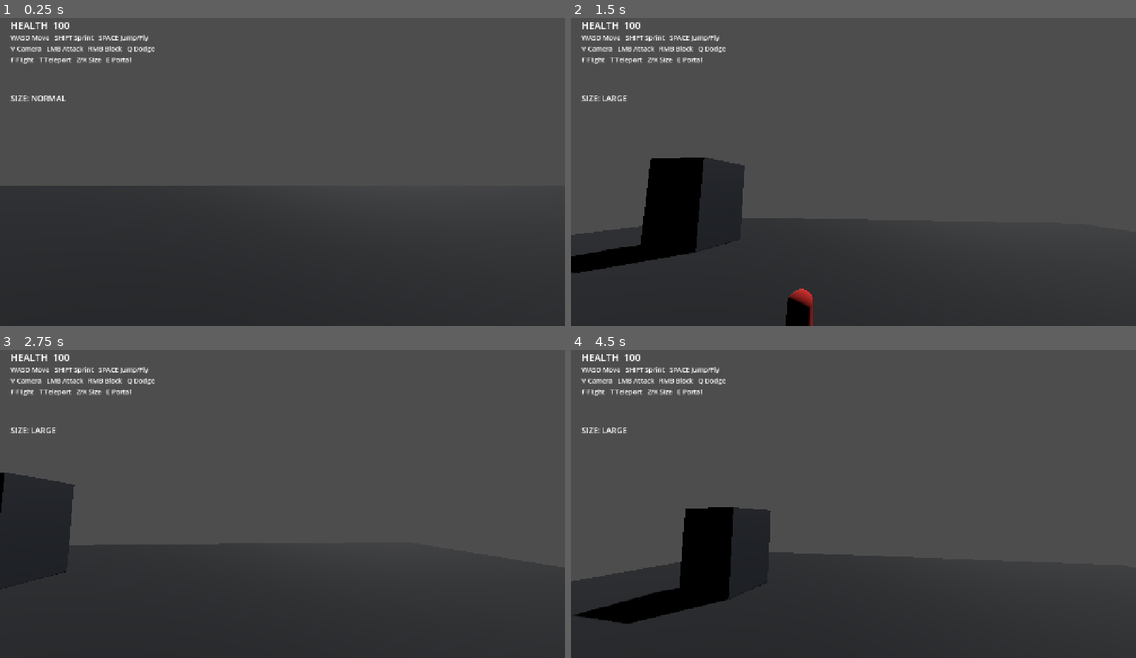
Above: before the commit, frames 1-4 (two rows, left to right).
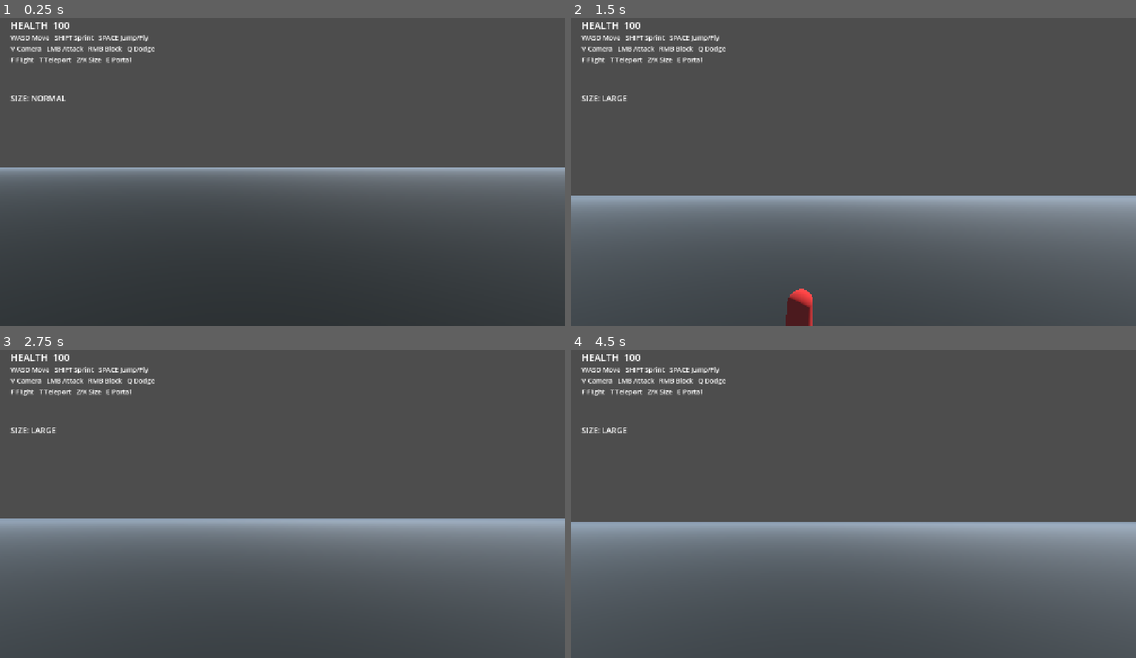
Above: after the commit, the same moments.

Repository: johnhenrystoney25/aeris
Game: Godot game, scene res://scenes/main/main.tscn
Two runs of this game, one before a commit and one after it. Both use one fixed random seed, a clock stepped at 60 frames per second and the inputs below.
Inputs (mouse positions are in pixels of both pictures, inside the frame that each line leads up to):
- Up to frame 1 (0.25 s): no input
- Up to frame 2 (1.5 s): tap Enter at 0.5 s; move the mouse to (881, 165) at 0.52 s; hold X (ability_size_up) from 0.53 s (still down); tap F (ability_flight) at 0.6 s; click (881, 165) at 0.67 s; tap Space (jump) at 0.77, 1.25 s; move the mouse to (825, 168) at 1.27 s; tap T (ability_teleport) at 1.35 s
- Up to frame 3 (2.75 s): keep holding X (ability_size_up); tap Space (jump) at 1.52 s; tap Enter at 2 s; move the mouse to (293, 494) at 2.02 s; click (293, 494) at 2.1 s
- Up to frame 4 (4.5 s): keep holding X (ability_size_up); tap Space (jump) at 2.75, 3.02, 3.77, 4.25 s; move the mouse to (847, 504) at 2.77 s; right-click (847, 504) at 2.85 s; click (847, 504) at 2.92 s; tap Enter at 3.5 s; move the mouse to (893, 504) at 3.52 s; tap Q (dodge) at 3.6 s; move the mouse to (808, 494) at 4.27 s; tap E (portal_use) at 4.35 s

The runs differ from the first frame. In frame 1, 14% of the frame differs, in the area x 0-100%, y 48-69%; in frame 2, 44%; in frame 3, 45%, in the area x 0-100%, y 39-100%; in frame 4, 45%.

Commit message:
Replace placeholder city with recorded Federal Way Tacoma world shell

Diff:
--- a/scenes/city/city.tscn
+++ b/scenes/city/city.tscn
@@ -1,26 +1,30 @@
-[gd_scene load_steps=14 format=3]
+[gd_scene load_steps=13 format=3]
 
 [ext_resource path="res://scripts/world/main_world.gd" type="Script" id="1"]
-[ext_resource path="res://scenes/player/player.tscn" type="PackedScene" id="2"]
-[ext_resource path="res://scripts/combat/enemy.gd" type="Script" id="3"]
-[ext_resource path="res://scripts/portal/portal.gd" type="Script" id="4"]
+[ext_resource path="res://scripts/world/osm_region_runtime.gd" type="Script" id="2"]
+[ext_resource path="res://scenes/player/player.tscn" type="PackedScene" id="3"]
+[ext_resource path="res://scripts/combat/enemy.gd" type="Script" id="4"]
+[ext_resource path="res://scripts/portal/portal.gd" type="Script" id="5"]
 
-[sub_resource type="BoxShape3D" id="FloorShape"]
-size = Vector3(80, 1, 80)
-[sub_resource type="BoxMesh" id="FloorMesh"]
-size = Vector3(80, 1, 80)
-[sub_resource type="StandardMaterial3D" id="RoadMat"]
-albedo_color = Color(0.07, 0.08, 0.1, 1)
-roughness = 0.95
+[sub_resource type="Environment" id="Environment_Main"]
+background_mode = 2
+background_energy_multiplier = 0.7
+ambient_light_source = 3
+ambient_light_color = Color(0.42, 0.48, 0.58, 1)
+ambient_light_energy = 0.85
+reflected_light_source = 2
+fog_enabled = true
+fog_light_color = Color(0.55, 0.62, 0.7, 1)
+fog_density = 0.0025
+fog_sky_affect = 0.65
 
-[sub_resource type="BoxShape3D" id="BuildingShape"]
-size = Vector3(8, 12, 8)
-[sub_resource type="BoxMesh" id="BuildingMesh"]
-size = Vector3(8, 12, 8)
-[sub_resource type="StandardMaterial3D" id="BuildingMat"]
-albedo_color = Color(0.18, 0.2, 0.24, 1)
-metallic = 0.15
-roughness = 0.65
+[sub_resource type="BoxShape3D" id="GroundShape"]
+size = Vector3(20000, 2, 20000)
+[sub_resource type="BoxMesh" id="GroundMesh"]
+size = Vector3(20000, 1, 20000)
+[sub_resource type="StandardMaterial3D" id="GroundMat"]
+albedo_color = Color(0.055, 0.07, 0.065, 1)
+roughness = 0.98
 
 [sub_resource type="CapsuleShape3D" id="EnemyShape"]
 radius = 0.5
@@ -41,7 +45,6 @@
 emission_enabled = true
 emission = Color(0.05, 0.7, 1, 1)
 emission_energy_multiplier = 7.0
-
 [sub_resource type="CylinderShape3D" id="PortalShape"]
 radius = 2.2
 height = 4.0
@@ -50,54 +53,31 @@
 script = ExtResource("1")
 
 [node name="WorldEnvironment" type="WorldEnvironment" parent="."]
+environment = SubResource("Environment_Main")
 
 [node name="Sun" type="DirectionalLight3D" parent="."]
 rotation_degrees = Vector3(-52, -28, 0)
 light_energy = 1.2
 shadow_enabled = true
 
-[node name="Floor" type="StaticBody3D" parent="."]
-[node name="Mesh" type="MeshInstance3D" parent="Floor"]
-mesh = SubResource("FloorMesh")
-material_override = SubResource("RoadMat")
-[node name="Collision" type="CollisionShape3D" parent="Floor"]
-shape = SubResource("FloorShape")
-position = Vector3(0, -0.5, 0)
+[node name="RecordedGeography" type="Node3D" parent="."]
+script = ExtResource("2")
+region_file = "res://data/geography/federal_way_tacoma_region.json"
 
-[node name="Buildings" type="Node3D" parent="."]
+[node name="Ground" type="StaticBody3D" parent="."]
+[node name="Mesh" type="MeshInstance3D" parent="Ground"]
+mesh = SubResource("GroundMesh")
+material_override = SubResource("GroundMat")
+[node name="Collision" type="CollisionShape3D" parent="Ground"]
+shape = SubResource("GroundShape")
+position = Vector3(0, -1, 0)
 
-[node name="BuildingA" type="StaticBody3D" parent="Buildings"]
-position = Vector3(-15, 6, -15)
-[node name="Mesh" type="MeshInstance3D" parent="Buildings/BuildingA"]
-mesh = SubResource("BuildingMesh")
-material_override = SubResource("BuildingMat")
-[node name="Collision" type="CollisionShape3D" parent="Buildings/BuildingA"]
-shape = SubResource("BuildingShape")
-
-[node name="BuildingB" type="StaticBody3D" parent="Buildings"]
-position = Vector3(15, 9, -18)
-scale = Vector3(1, 1.5, 1)
-[node name="Mesh" type="MeshInstance3D" parent="Buildings/BuildingB"]
-mesh = SubResource("BuildingMesh")
-material_override = SubResource("BuildingMat")
-[node name="Collision" type="CollisionShape3D" parent="Buildings/BuildingB"]
-shape = SubResource("BuildingShape")
-
-[node name="BuildingC" type="StaticBody3D" parent="Buildings"]
-position = Vector3(18, 5, 12)
-scale = Vector3(0.8, 0.8, 0.8)
-[node name="Mesh" type="MeshInstance3D" parent="Buildings/BuildingC"]
-mesh = SubResource("BuildingMesh")
-material_override = SubResource("BuildingMat")
-[node name="Collision" type="CollisionShape3D" parent="Buildings/BuildingC"]
-shape = SubResource("BuildingShape")
-
-[node name="Player" parent="." instance=ExtResource("2")]
+[node name="Player" parent="." instance=ExtResource("3")]
 position = Vector3(0, 1.2, 12)
 
 [node name="Enemy" type="CharacterBody3D" parent="."]
 position = Vector3(0, 1.2, -6)
-script = ExtResource("3")
+script = ExtResource("4")
 [node name="CollisionShape3D" type="CollisionShape3D" parent="Enemy"]
 shape = SubResource("EnemyShape")
 position = Vector3(0, 0.9, 0)
@@ -117,7 +97,6 @@
 mesh = SubResource("PortalRingMesh")
 material_override = SubResource("PortalMat")
 rotation_degrees = Vector3(90, 0, 0)
-
 [node name="PortalSign" type="Label3D" parent="Portal"]
 position = Vector3(0, 3, 0)
 text = "MICRO REALITY"
@@ -126,6 +105,6 @@
 
 [node name="CityTitle" type="Label3D" parent="."]
 position = Vector3(0, 8, -18)
-text = "THE MULTIVERSE // MAIN CITY"
+text = "THE MULTIVERSE // FEDERAL WAY → TACOMA"
 font_size = 72
 outline_size = 12
Not shown: 1 places in scenes/city/city.tscn that only renumber resources
